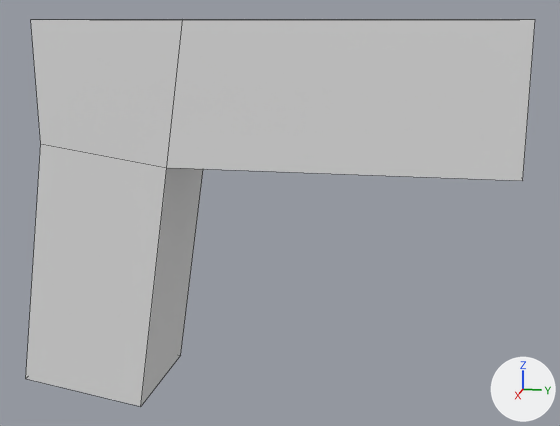
A saved change to the FBX model Assets/Game/Models/Weapons/weapon_pistol.fbx.
Before and after are seen from a 50 mm lens placed at (0.583, 0.255, 0.193), pointed at (-0.002, 0.138, 0.047). The lights are fixed; the arrows at lower right show +X, +Y and +Z. Mesh edges are drawn as thin lines.
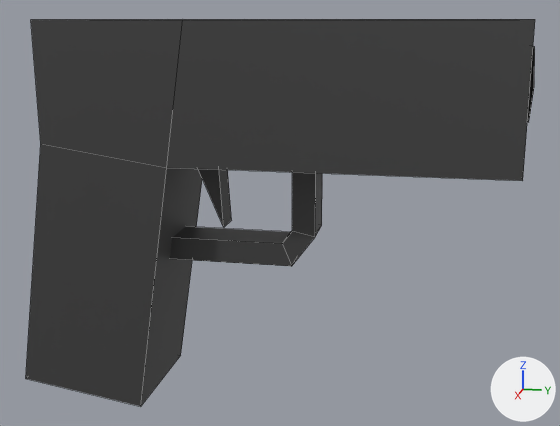
Commit message: Weapons added

Edits to the scene script, one JSON object a line:
```json
{"op": "add", "block": "mat_body", "code": ["mat_body = principled_material('Body')", "mat_body.base_color = (0.0509, 0.0509, 0.0509)  # black #404040"]}
{"op": "add", "block": "mat_hole", "code": ["mat_hole = principled_material('Hole')", "mat_hole.base_color = (0.0, 0.0, 0.0)  # black #000000"]}
{"block": "me_cube", "where": "# used by ob_cube; location = (0.0, 0.0, 0.0)"}
{"block": "me_cube", "where": "# verts and faces of me_cube; kept vertices keep their numbers, new ones are numbered from 16"}
{"op": "remove", "block": "me_cube", "code": "me_cube.from_pydata(...)  # 16 vertices, 14 faces; spans x -0.05..0.05, y -0.064..0.314, z -0.104..0.195"}
{"op": "add", "block": "me_cube", "code": "me_cube.from_pydata(...)  # 44 vertices, 31 faces; spans x -0.05..0.05, y -0.064..0.319, z -0.104..0.195"}
{"block": "me_cube", "change": "me_cube part 1: a new loose piece of 16 vertices spanning x -0.018..0.018, y 0.049..0.169, z 0.01..0.092, in mat_body (black #404040)"}
{"block": "me_cube", "change": "me_cube part 2"}
{"op": "add", "block": "me_cube", "code": "verts[16] = (-0.012, 0.07, 0.094)"}
{"op": "add", "block": "me_cube", "code": "verts[17] = (-0.012, 0.095, 0.036)  # pixel (231, 220)"}
{"op": "add", "block": "me_cube", "code": "verts[18] = (-0.012, 0.092, 0.094)"}
{"op": "add", "block": "me_cube", "code": "for new, old in zip([19, 20, 21], [16, 17, 18]): verts[new] = verts[old] + (0.024, 0.0, 0.0)"}
{"op": "add", "block": "me_cube", "code": "faces += [(16, 18, 17), (17, 18, 21, 20), (19, 20, 21), (16, 17, 20, 19)]  # mat_body (black #404040)"}
{"block": "me_cube", "change": "me_cube part 3"}
{"op": "add", "block": "me_cube", "code": "verts[22] = (-0.015, 0.319, 0.177)"}
{"op": "add", "block": "me_cube", "code": "verts[23] = (-0.03, 0.319, 0.151)"}
{"op": "add", "block": "me_cube", "code": "verts[24] = (-0.015, 0.319, 0.125)"}
{"op": "add", "block": "me_cube", "code": "verts[25] = (0.015, 0.319, 0.125)  # pixel (528, 122)"}
{"op": "add", "block": "me_cube", "code": "verts[26] = (0.03, 0.319, 0.151)  # pixel (534, 86)"}
{"op": "add", "block": "me_cube", "code": "verts[27] = (0.015, 0.319, 0.177)  # pixel (534, 46)"}
{"op": "add", "block": "me_cube", "code": "faces += [(22, 27, 26, 25, 24, 23)]  # mat_hole (black #000000)"}
{"block": "me_cube", "change": "me_cube part 4: 14 faces spanning x -0.05..0.05, y -0.064..0.314, z -0.104..0.195 switch from no material to mat_body (black #404040)"}
{"op": "add", "block": "me_cube", "code": "me_cube.materials.append(mat_hole)  # black #000000"}
```

What differs and where, as boxes (x1, y1, x2, y2) in the pictures (560 x 426 px):
```json
{"part": 1, "of": "me_cube", "change": "added", "after": [170, 172, 322, 266], "on screen": "black"}
{"part": 2, "of": "me_cube", "change": "added", "after": [198, 169, 232, 227], "on screen": "black"}
{"part": 3, "of": "me_cube", "change": "added", "after": [527, 46, 535, 122]}
{"part": 4, "of": "me_cube", "change": "recoloured", "before": [26, 19, 535, 406], "after": [26, 19, 535, 406], "on screen": "grey to black"}
```
